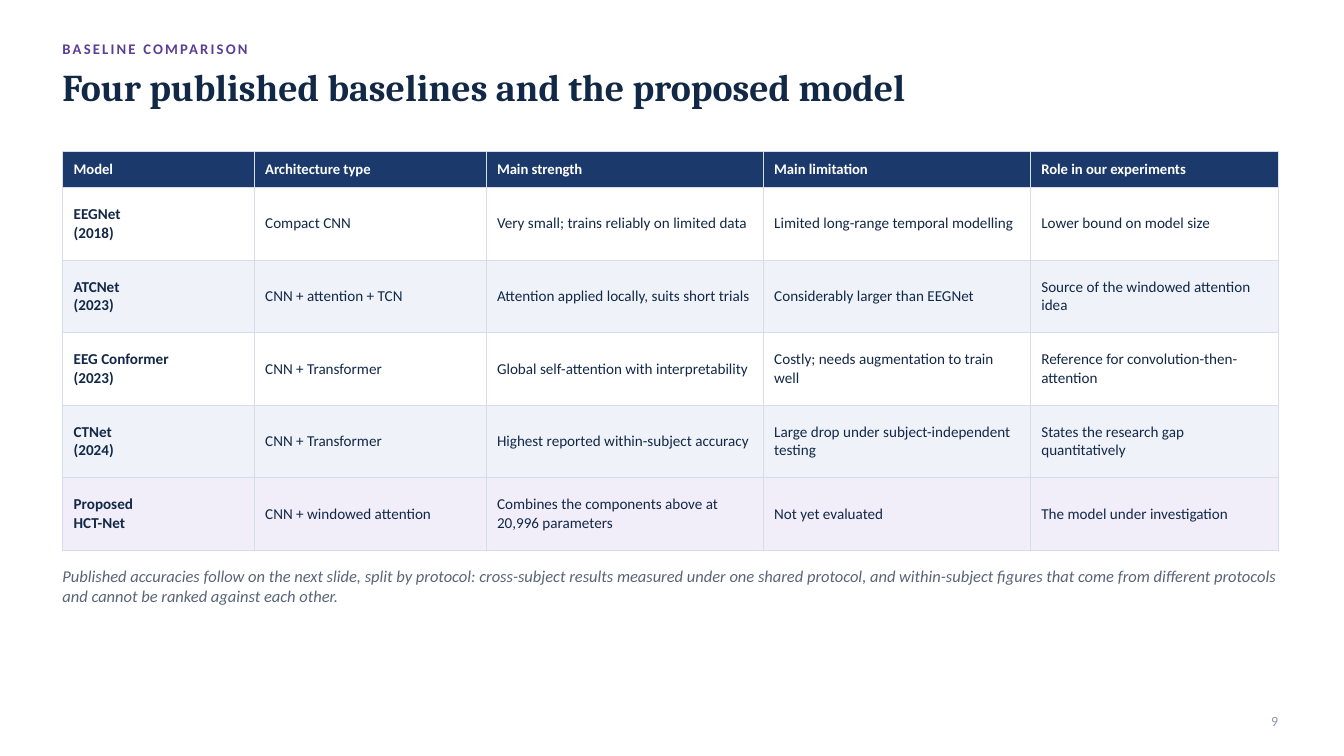
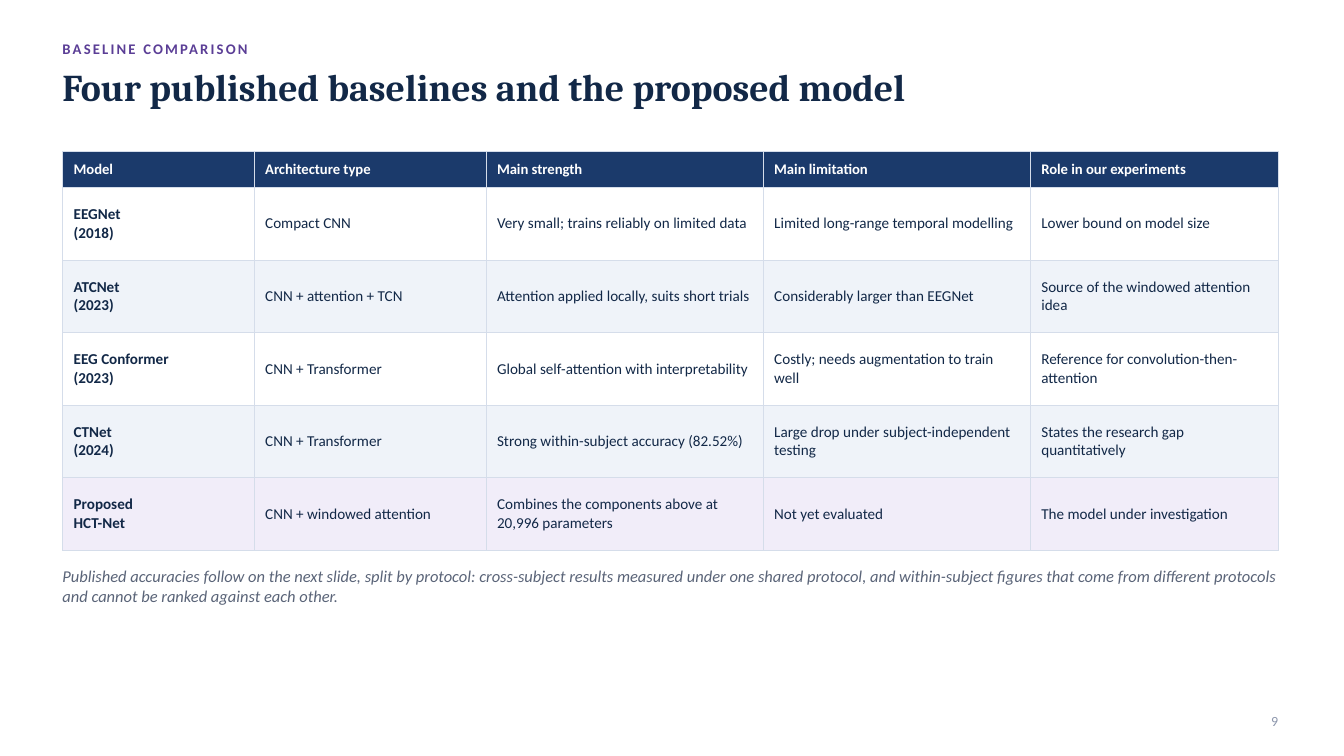
Before and after one commit to sathvikparangi907-web/neural-decoder-eeg-motor-imagery, a slide deck: slide 9 of Neural Decoder using EEG & Motor Imagery/Phase2_Presentation.pptx. Drawn at 1344x756 pixels with LibreOffice and Linux fonts; fonts in the diff are those of the drawing. Boxes give left, top, right and bottom in pixels: in the first picture for what was removed or moved away, otherwise in the second. Text is boxed around its words. In the diff, an @@ line names an element or a change of style, - is before the commit and + after.

```diff
--- a/Neural Decoder using EEG & Motor Imagery/Phase2_Presentation.pptx
+++ b/Neural Decoder using EEG & Motor Imagery/Phase2_Presentation.pptx
@@ table at (x1=63, y1=151, x2=1278, y2=535) @@
-row 5, column 3: Highest reported within-subject accuracy
+row 5, column 3: Strong within-subject accuracy (82.52%)
```
Also in this commit, not shown: 3 other slides changed, 10 other files.
